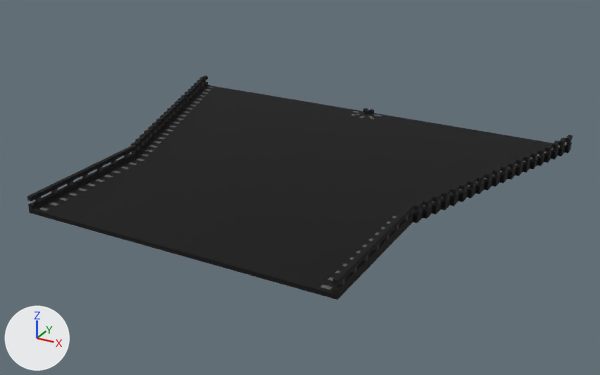
What one commit did to the OBJ model Game Dev 2/Assets/Models/Tracks/Split_0/Split_0-2.obj.
One viewpoint serves both versions: a 50 mm lens placed at (93.4, -163.5, 78.0), pointed at (3.8, -0.6, -3.4). Arrows for +X, +Y and +Z are at lower left; the lights stay in place. Where no turn or scale is listed for an object, it has been applied to the vertices. Vertices at the same position are counted once.

Script lines for the objects in view, before the commit:
```python
me_split_0_2 = bpy.data.meshes.new('Split_0-2')
me_split_0_2.from_pydata(...)  # 1904 vertices, 4096 faces; spans x -57.5..57.5, y -48.0..48.0, z 0.0..4.0
me_split_0_2.materials.append(mat_palette)  # picture img_split_0_2_png
ob_split_0_2 = bpy.data.objects.new('Split_0-2', me_split_0_2)
ob_split_0_2.location = (0.0, 0.0, 0.0)
```
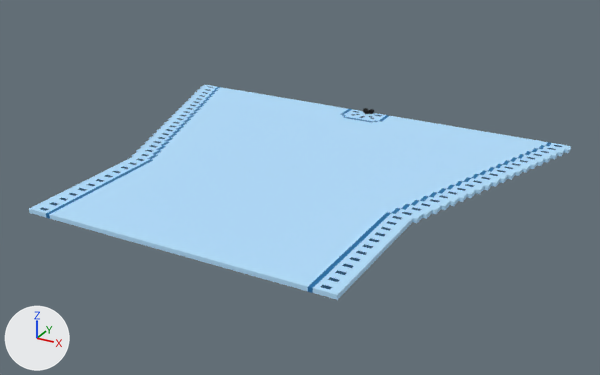
Boxes (x1, y1, x2, y2) around the edits, measured in the pictures (600 x 375 px):
'Split_0-2', reshaped
    before: (27, 76, 573, 300)
    after: (29, 85, 571, 300)
part 1 of me_split_0_2, deleted (black)
    before: (27, 76, 217, 217)
part 2 of me_split_0_2, deleted (black)
    before: (313, 135, 573, 300)
part 3 of me_split_0_2, surface changed (black to blue)
    both: (40, 86, 571, 300)

Edits to the bpy script that builds the scene:
```text
Change me_split_0_2:
    used by ob_split_0_2; location = (0.0, 0.0, 0.0)
    remove me_split_0_2.from_pydata(...)  # 1904 vertices, 4096 faces; spans x -57.5..57.5, y -48.0..48.0, z 0.0..4.0
    add me_split_0_2.from_pydata(...)  # 1044 vertices, 2088 faces; spans x -57.5..57.5, y -48.0..48.0, z 0.0..2.0
    me_split_0_2 part 1: 430 vertices removed from x -57.5..-36.5, y -48.0..48.0, z 1.0..4.0
    me_split_0_2 part 2: 430 vertices removed from x 36.5..57.5, y -48.0..48.0, z 1.0..4.0
    me_split_0_2 part 3: 1756 kept faces spanning x -57.5..57.5, y -48.0..48.0, z 0.0..1.0 get new texture (UV) coordinates
```
